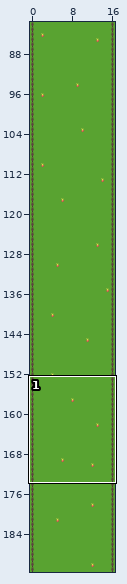
Tiled map -- SkyFall/android/assets/world2.tmx. The picture above shows the old version from afar; the outline marks the close-up.
Close-up. Before the commit:
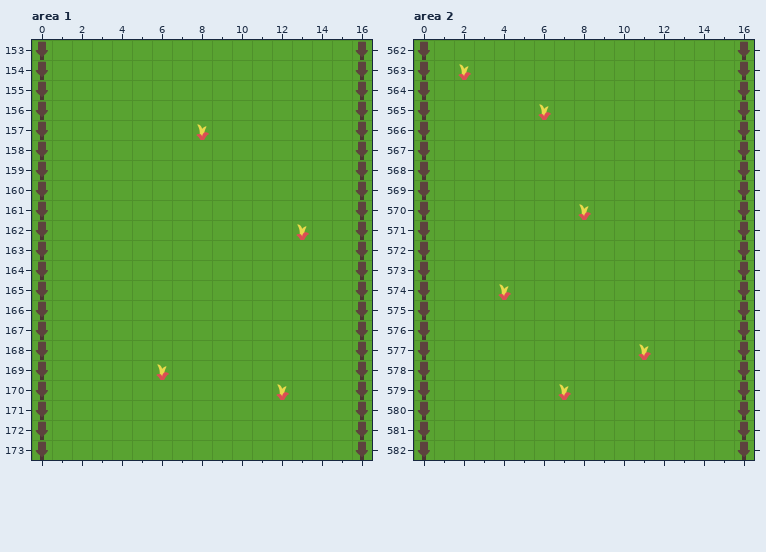
Cells are 62x62 px. Shown: area 1 x 0..16, y 153..173; area 2 x 0..16, y 562..582. The commit also changed other parts of the map, which this record leaves out.
And afterwards:
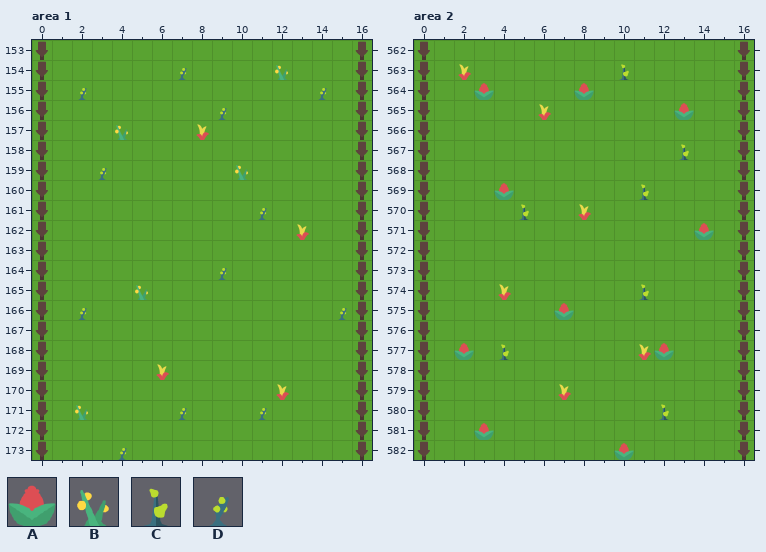
Key: from "tilesheet_complete": A 40, B 76, C 163, D 165.
_ is an empty cell.
Edits made:
{"where": "layer \"Objectos\", area 1"}
{"y":154,"x":7,"old":"_","new":"D"}
{"y":154,"x":12,"old":"_","new":"B"}
{"y":155,"x":2,"old":"_","new":"D"}
{"y":155,"x":14,"old":"_","new":"D"}
{"y":156,"x":9,"old":"_","new":"D"}
{"y":157,"x":4,"old":"_","new":"B"}
{"y":159,"x":3,"old":"_","new":"D"}
{"y":159,"x":10,"old":"_","new":"B"}
{"y":161,"x":11,"old":"_","new":"D"}
{"y":164,"x":9,"old":"_","new":"D"}
{"y":165,"x":5,"old":"_","new":"B"}
{"y":166,"x":2,"old":"_","new":"D"}
{"y":166,"x":15,"old":"_","new":"D"}
{"y":171,"x":2,"old":"_","new":"B"}
{"y":171,"x":7,"old":"_","new":"D"}
{"y":171,"x":11,"old":"_","new":"D"}
{"y":173,"x":4,"old":"_","new":"D"}
{"where": "layer \"Objectos\", area 2"}
{"y":563,"x":10,"old":"_","new":"C"}
{"y":564,"x":3,"old":"_","new":"A"}
{"y":564,"x":8,"old":"_","new":"A"}
{"y":565,"x":13,"old":"_","new":"A"}
{"y":567,"x":13,"old":"_","new":"C"}
{"y":569,"x":4,"old":"_","new":"A"}
{"y":569,"x":11,"old":"_","new":"C"}
{"y":570,"x":5,"old":"_","new":"C"}
{"y":571,"x":14,"old":"_","new":"A"}
{"y":574,"x":11,"old":"_","new":"C"}
{"y":575,"x":7,"old":"_","new":"A"}
{"y":577,"x":2,"old":"_","new":"A"}
{"y":577,"x":4,"old":"_","new":"C"}
{"y":577,"x":12,"old":"_","new":"A"}
{"y":580,"x":12,"old":"_","new":"C"}
{"y":581,"x":3,"old":"_","new":"A"}
{"y":582,"x":10,"old":"_","new":"A"}
